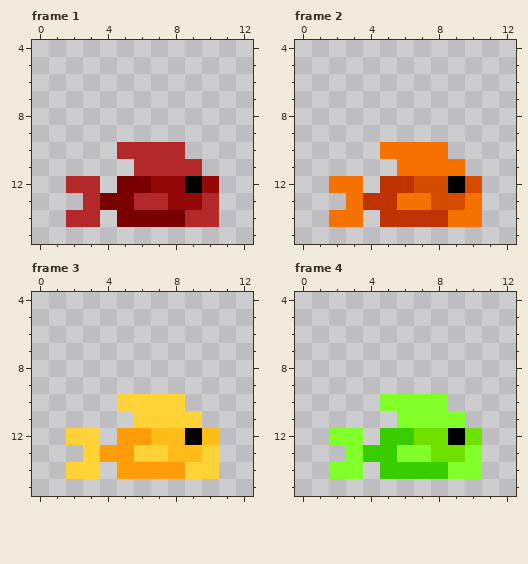
Pixel-art file, stored at assets/0_live_edits/brinely.aseprite. Above, as it was before the edit.
16x16 pixels, 16 frames. Shown: frame 1: x 0..12, y 4..15; frame 2: x 0..12, y 4..15; frame 3: x 0..12, y 4..15; frame 4: x 0..12, y 4..15. The commit also changed other frames, which this record leaves out.
The same view after the edit:
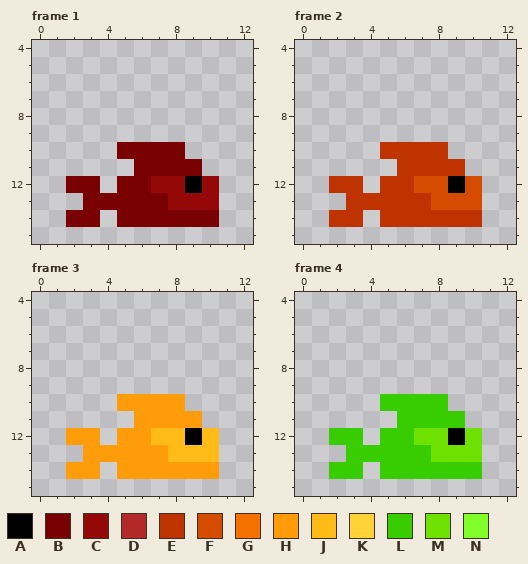
Palette (. is transparent): A #000000  B #7a0101  C #950808  D #b32929  E #bf3300  F #d54c00  G #f57200  H #ff9c0a  J #ffbb17  K #ffd237  L #38cd00  M #6fe100  N #80ff29
Changes in this commit:
{"change": "layer \"Layer 2\" now hidden"}
{"where": "frame 1"}
{"frame":1,"y":10,"x":5,"old":"DDDD","new":"BBBB"}
{"frame":1,"y":11,"x":6,"old":"DDDD","new":"BBBB"}
{"frame":1,"y":12,"x":2,"old":"DD","new":"BB"}
{"frame":1,"y":13,"x":3,"old":"D","new":"B"}
{"frame":1,"y":13,"x":6,"old":"DD","new":"BB"}
{"frame":1,"y":13,"x":10,"old":"D","new":"C"}
{"frame":1,"y":14,"x":2,"old":"DD","new":"BB"}
{"frame":1,"y":14,"x":9,"old":"DD","new":"BB"}
{"where": "frame 2"}
{"frame":2,"y":10,"x":5,"old":"GGGG","new":"EEEE"}
{"frame":2,"y":11,"x":6,"old":"GGGG","new":"EEEE"}
{"frame":2,"y":12,"x":2,"old":"GG","new":"EE"}
{"frame":2,"y":13,"x":3,"old":"G","new":"E"}
{"frame":2,"y":13,"x":6,"old":"GG","new":"EE"}
{"frame":2,"y":13,"x":10,"old":"G","new":"F"}
{"frame":2,"y":14,"x":2,"old":"GG","new":"EE"}
{"frame":2,"y":14,"x":9,"old":"GG","new":"EE"}
{"where": "frame 3"}
{"frame":3,"y":10,"x":5,"old":"KKKK","new":"HHHH"}
{"frame":3,"y":11,"x":6,"old":"KKKK","new":"HHHH"}
{"frame":3,"y":12,"x":2,"old":"KK","new":"HH"}
{"frame":3,"y":13,"x":3,"old":"K","new":"H"}
{"frame":3,"y":13,"x":6,"old":"KK","new":"HH"}
{"frame":3,"y":13,"x":10,"old":"K","new":"J"}
{"frame":3,"y":14,"x":2,"old":"KK","new":"HH"}
{"frame":3,"y":14,"x":9,"old":"KK","new":"HH"}
{"where": "frame 4"}
{"frame":4,"y":10,"x":5,"old":"NNNN","new":"LLLL"}
{"frame":4,"y":11,"x":6,"old":"NNNN","new":"LLLL"}
{"frame":4,"y":12,"x":2,"old":"NN","new":"LL"}
{"frame":4,"y":13,"x":3,"old":"N","new":"L"}
{"frame":4,"y":13,"x":6,"old":"NN","new":"LL"}
{"frame":4,"y":13,"x":10,"old":"N","new":"M"}
{"frame":4,"y":14,"x":2,"old":"NN","new":"LL"}
{"frame":4,"y":14,"x":9,"old":"NN","new":"LL"}
{"label":"changed","picture_box":[66,142,219,227]}
{"label":"changed","picture_box":[329,142,482,227]}
{"label":"changed","picture_box":[66,394,219,479]}
{"label":"changed","picture_box":[329,394,482,479]}
